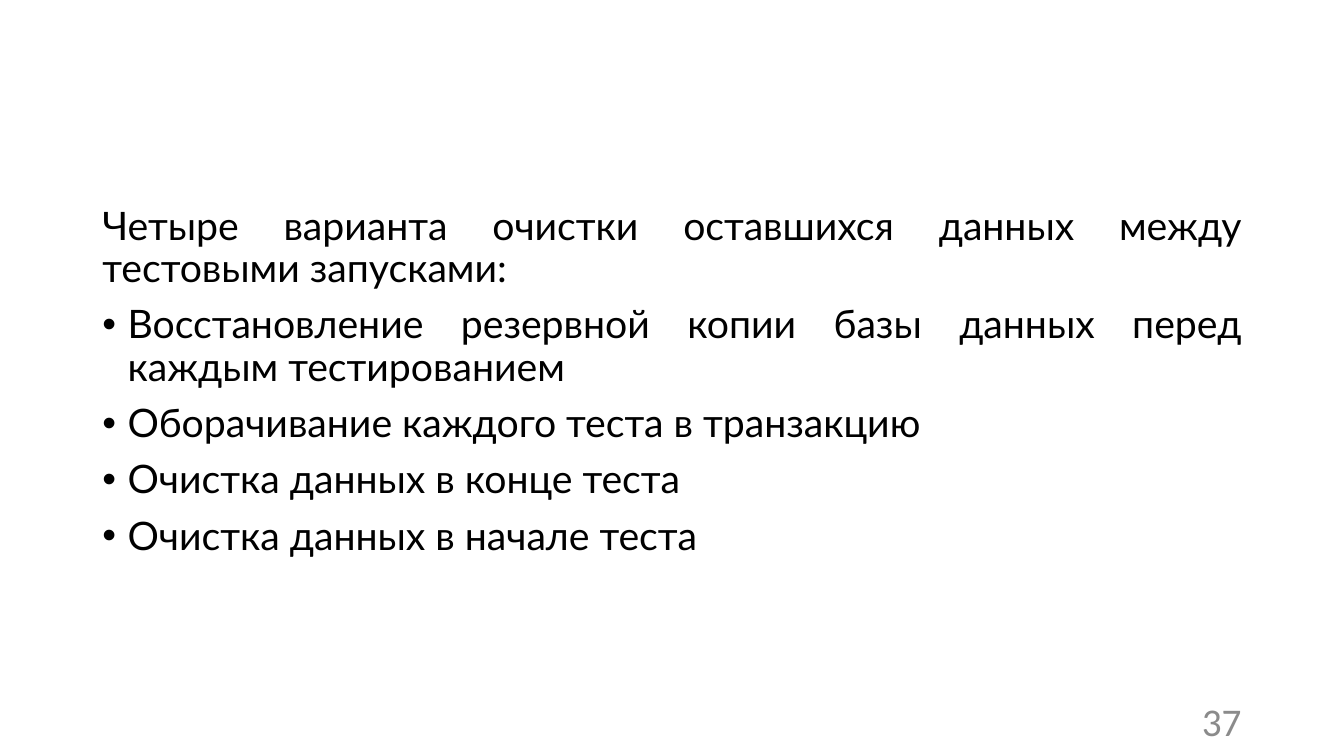
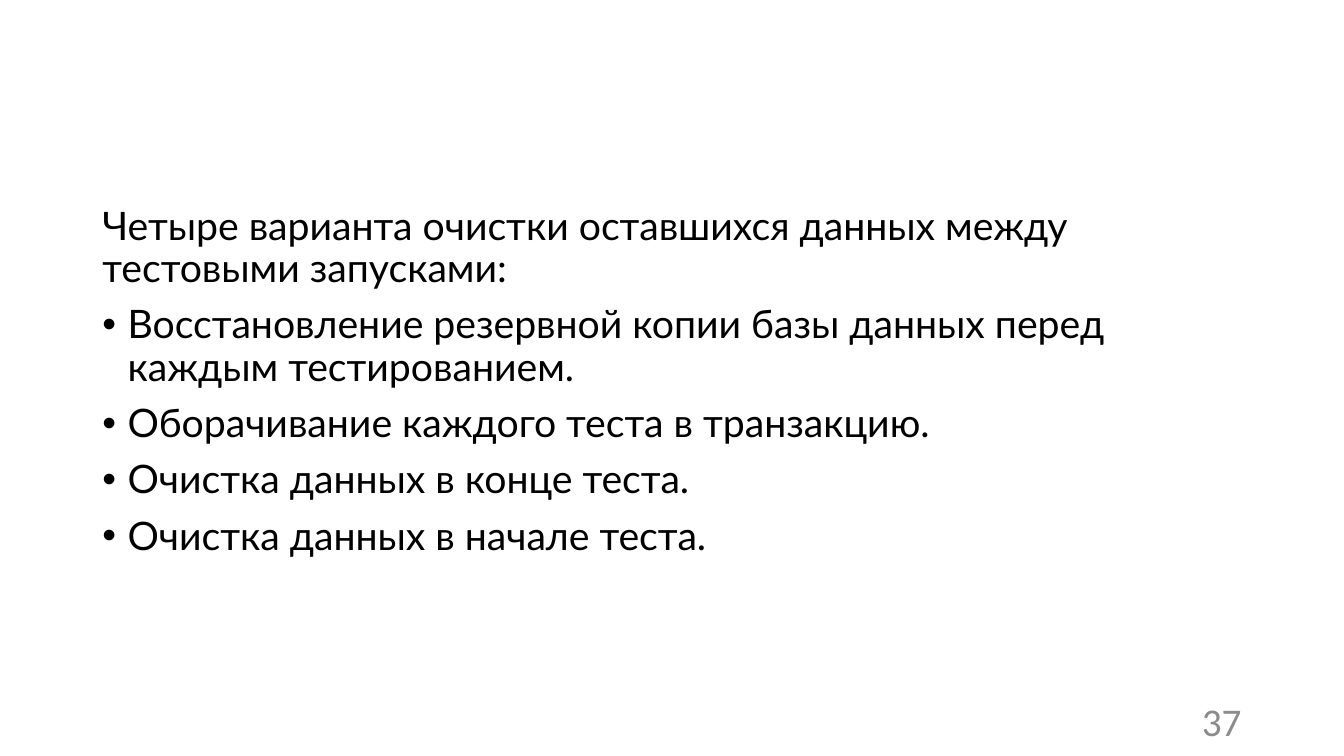
Before and after one commit to Sa1Gur/DbTest.Containers, a slide deck: slide 37 of DbaseTesting.pptx. Drawn at 1344x756 pixels with LibreOffice and Linux fonts; fonts in the diff are those of the drawing; background and template pictures are left out. Boxes give left, top, right and bottom in pixels: in the first picture for what was removed or moved away, otherwise in the second. Text is boxed around its words. In the diff, an @@ line names an element or a change of style, - is before the commit and + after.

```diff
--- a/DbaseTesting.pptx
+++ b/DbaseTesting.pptx
@@ text at [102, 212, 1067, 289]: alignment justified to left @@
@@ text at [128, 309, 1104, 557]: text changed @@
-• Восстановление резервной копии базы данных перед каждым тестированием
-• Оборачивание каждого теста в транзакцию
-• Очистка данных в конце теста
-• Очистка данных в начале теста
+• Восстановление резервной копии базы данных перед каждым тестированием.
+• Оборачивание каждого теста в транзакцию.
+• Очистка данных в конце теста.
+• Очистка данных в начале теста.
```
Also in this commit, not shown: 15 other slides changed, 1 other file.
